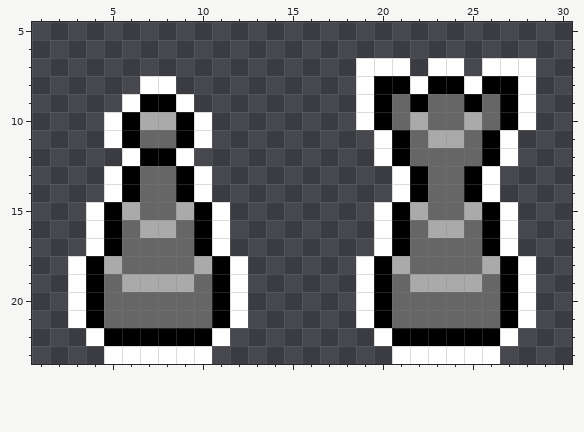
Pixel-art sprite -- assets/towers.png. That is the earlier state.
The file is 32x24 pixels. Shown: x 1..30, y 5..23.
Now the later version:
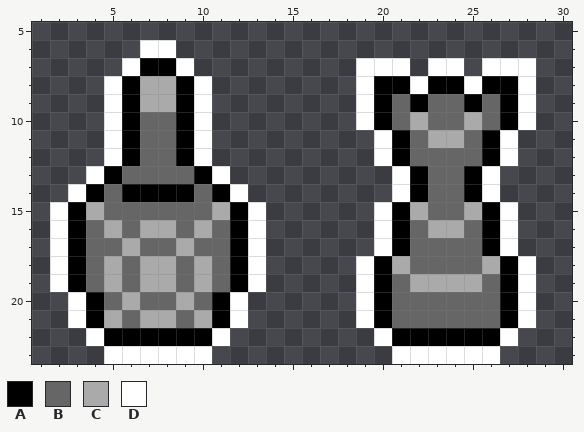
Palette (. is transparent): A #000000  B #666666  C #aaaaaa  D #ffffff
Edits made:
y 6: x 7..8 .. -> DD
y 7: x 6..9 .... -> DAAD
y 8: x 5..10 ..DD.. -> DACCAD
y 9: x 5..10 .DAAD. -> DACCAD
y 10: x 7..8 CC -> BB
y 12: x 5..10 .DAAD. -> DABBAD
y 13: x 4..6 .DA -> DAB; x 9..11 AD. -> BAD
y 14: x 3..5 ..D -> DAB; x 7..8 BB -> AA; x 10..12 D.. -> BAD
y 15: x 2..6 ..DAC -> DACBB; x 9..13 CAD.. -> BBCAD
y 16: x 2..5 ..DA -> DABC; x 10..13 AD.. -> CBAD
y 17: x 2..6 ..DAB -> DABBC; x 9..13 BAD.. -> CBBAD
y 18: x 2..4 .DA -> DAB; x 7..8 BB -> CC; x 11..13 AD. -> BAD
y 19: x 2..6 .DABC -> DABCB; x 9..13 CBAD. -> BCBAD
y 20: x 6 B -> C; x 9 B -> C
y 21: x 5 B -> C; x 7..8 BB -> CC; x 10 B -> C
Pixel boxes of the changes (left, top, right, bottom) in both pictures:
changed: (50, 40, 266, 328)
